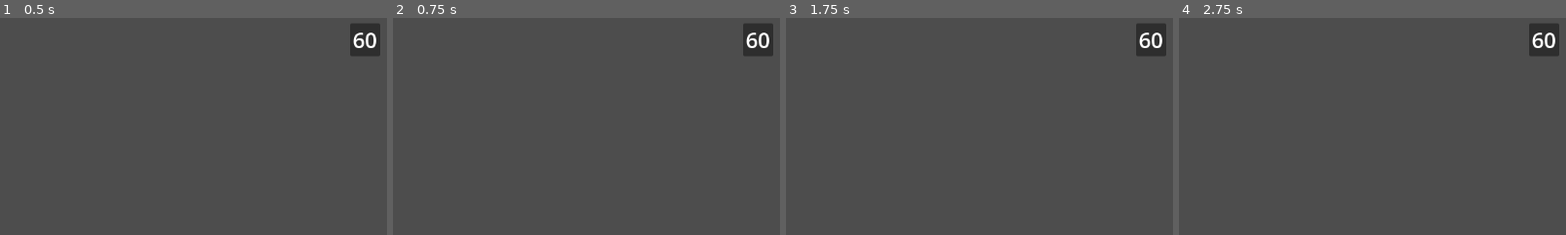
Above: before the commit, frames 1-4 (left to right).
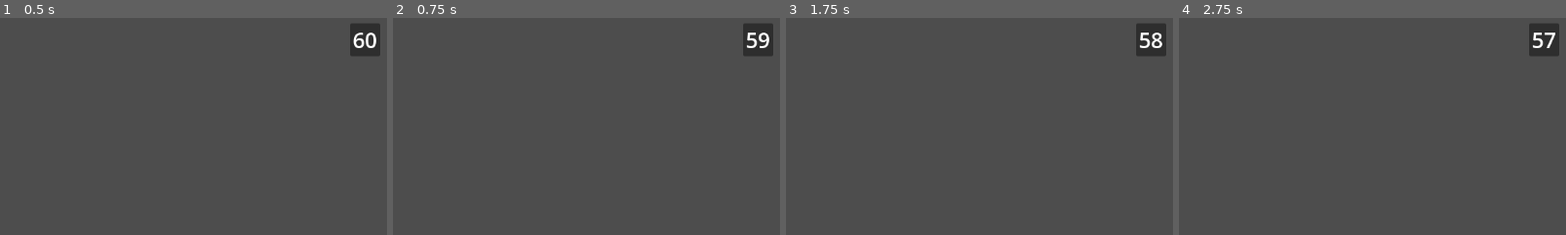
Above: after the commit, the same moments.

Repository: nsccs/bachelors-workshop-fall-2024
Game: Godot game, scene res://UI.tscn
Same seed, same stepped clock (60 frames per second), same inputs: the game is played once before the commit and once after it. This scene is started directly instead of the project's main scene.
Inputs:
- Up to frame 1 (0.5 s): no input
- Up to frame 2 (0.75 s): tap Enter at 0.5 s
- Up to frame 3 (1.75 s): tap Space at 1.25 s
- Up to frame 4 (2.75 s): tap Enter at 2 s
The pictures show only the part of the screen within x 50-100%, y 0-50%; the shares and areas given below are measured in that part.

Frame 1 is identical in both runs. In frame 2, 0.2% of the frame differs, in the area x 91-98%, y 6-14%; in frame 3, 0.2%; in frame 4, 0.2%.
Error before the commit: Invalid access to property or key 'time_left' on a base object of type 'null instance'. (res://scripts/ui_api.gd:19)

Commit message:
fixed an error with timer

Diff:
--- a/bachelors-workshop-game/UI.tscn
+++ b/bachelors-workshop-game/UI.tscn
@@ -10,6 +10,10 @@
 position = Vector2(9, 26)
 
 [node name="CanvasLayer" type="CanvasLayer" parent="."]
+
+[node name="Timer" type="Timer" parent="CanvasLayer"]
+wait_time = 60.0
+autostart = true
 
 [node name="PanelContainer" type="PanelContainer" parent="CanvasLayer"]
 offset_right = 139.0
@@ -134,10 +138,6 @@
 offset_bottom = 53.0
 grow_horizontal = 0
 
-[node name="Timer" type="Timer" parent="CanvasLayer/TimePanelContainer3"]
-wait_time = 60.0
-autostart = true
-
 [node name="MarginContainer" type="MarginContainer" parent="CanvasLayer/TimePanelContainer3"]
 layout_mode = 2
 theme_override_constants/margin_left = 4
--- a/bachelors-workshop-game/scripts/ui_api.gd
+++ b/bachelors-workshop-game/scripts/ui_api.gd
@@ -11,12 +11,13 @@
 
 # Called when the node enters the scene tree for the first time.
 func _ready():
+	#$CanvasLayer/TimePanelalvContainer3/Timer.wait_time = 60
 	pass # Replace with function body.
 
 
 # Called every frame. 'delta' is the elapsed time since the previous frame.
 func _process(delta):
-	$CanvasLayer/TimePanelContainer3/MarginContainer/TimeLabel.text = "%s" % roundf($CanvasLayer/TimePanelalvContainer3/Timer.time_left )
+	$CanvasLayer/TimePanelContainer3/MarginContainer/TimeLabel.text = "%s" % roundf( $CanvasLayer/Timer.time_left )
 	# That's the timer
 	pass
 
